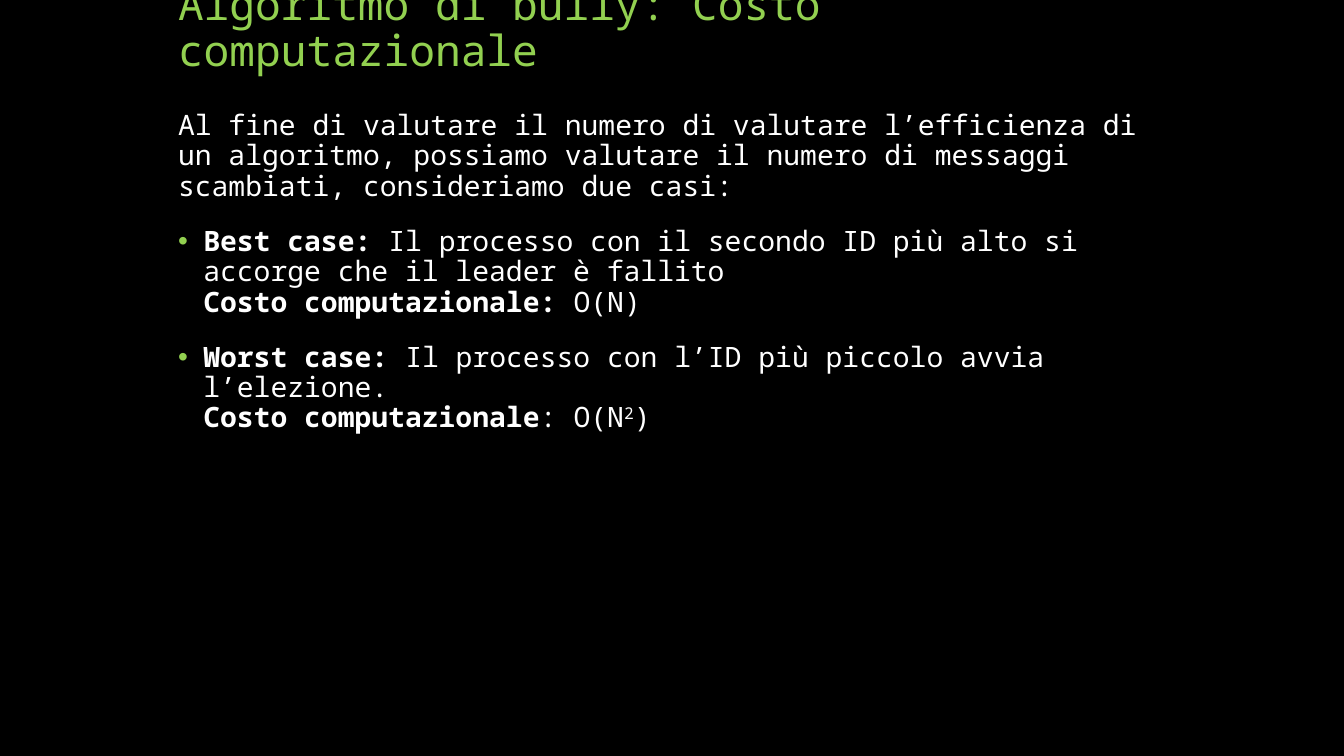
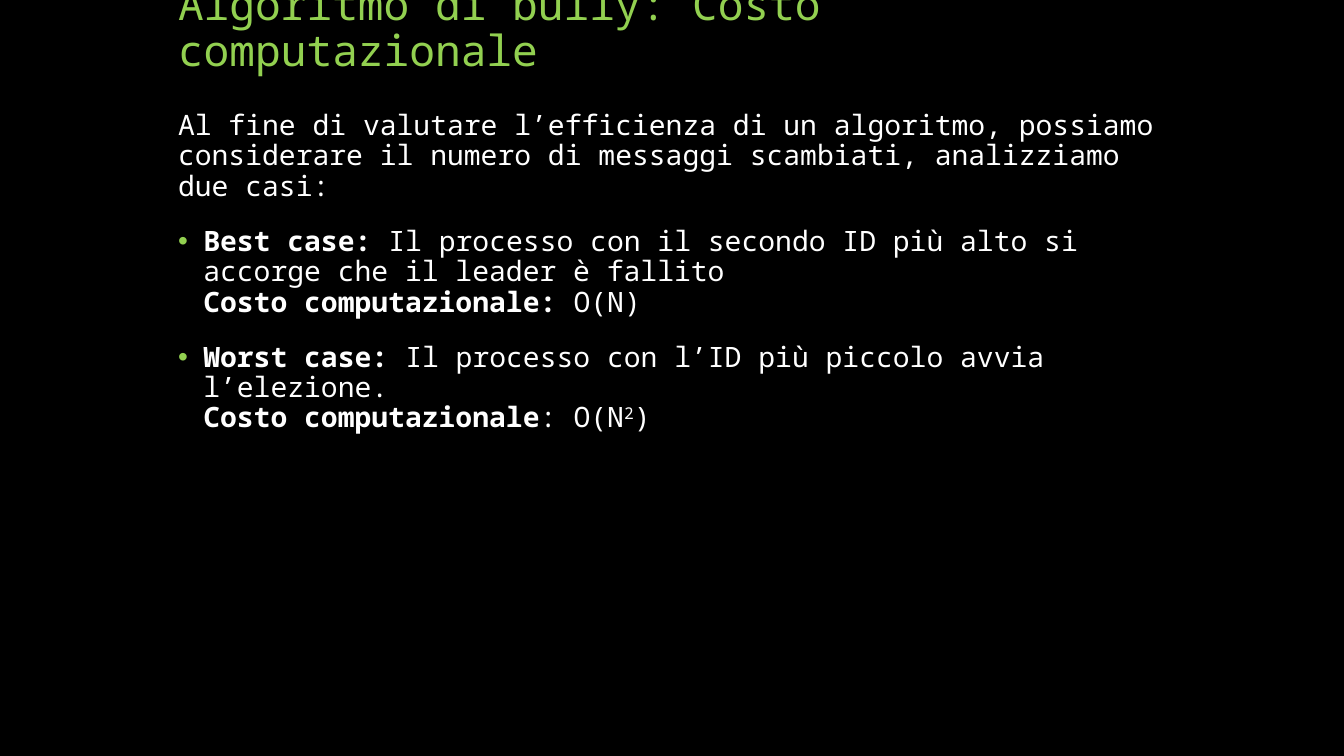
Before and after one commit to Lollogiga/ProgettoSDCC, a slide deck: slide 22 of Sistemi Distribuiti e cloud Computing.pptx. Drawn at 1344x756 pixels with LibreOffice and Linux fonts; fonts in the diff are those of the drawing. Boxes give left, top, right and bottom in pixels: in the first picture for what was removed or moved away, otherwise in the second. Text is boxed around its words. In the diff, an @@ line names an element or a change of style, - is before the commit and + after.

Commit message:
Last commit

```diff
--- a/Sistemi Distribuiti e cloud Computing.pptx
+++ b/Sistemi Distribuiti e cloud Computing.pptx
@@ text at box(178, 113, 1154, 197): text changed @@
-Al fine di valutare il numero di valutare l’efficienza di un algoritmo, possiamo valutare il numero di messaggi scambiati, consideriamo due casi:
+Al fine di valutare l’efficienza di un algoritmo, possiamo considerare il numero di messaggi scambiati, analizziamo due casi:
```
